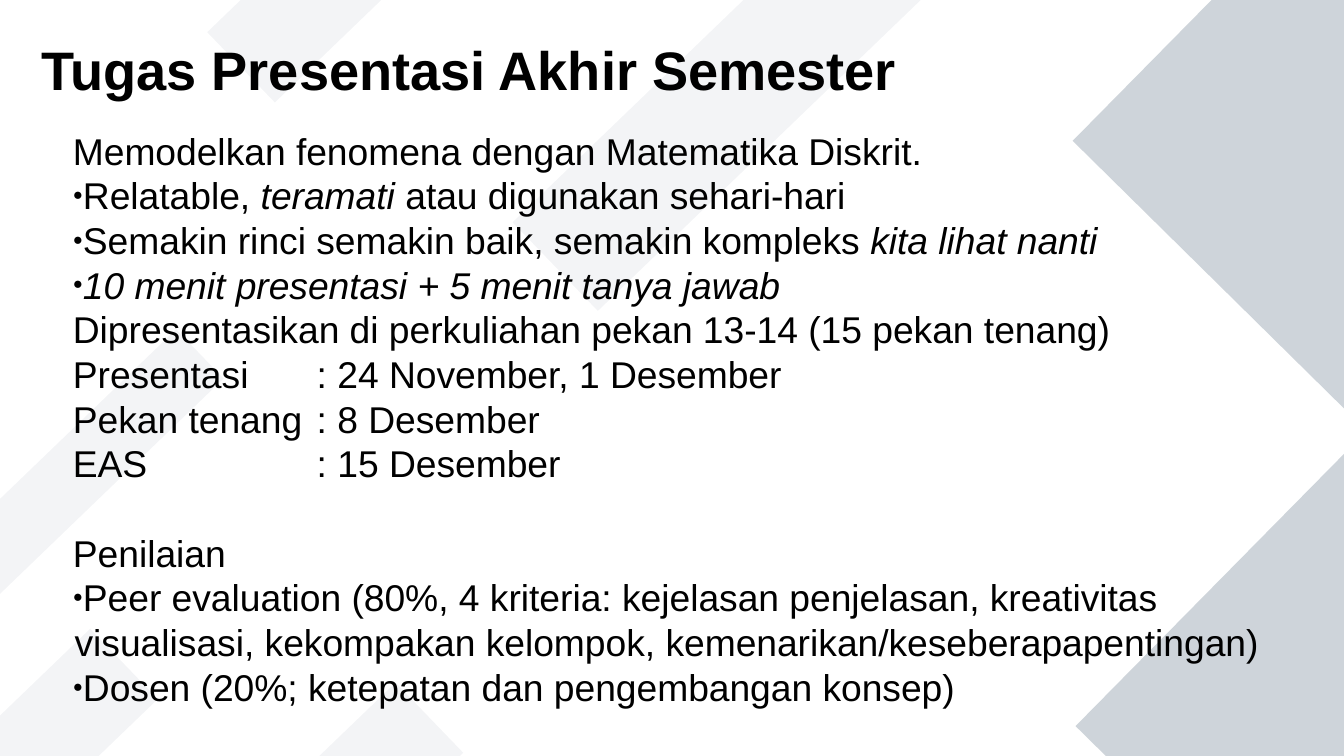
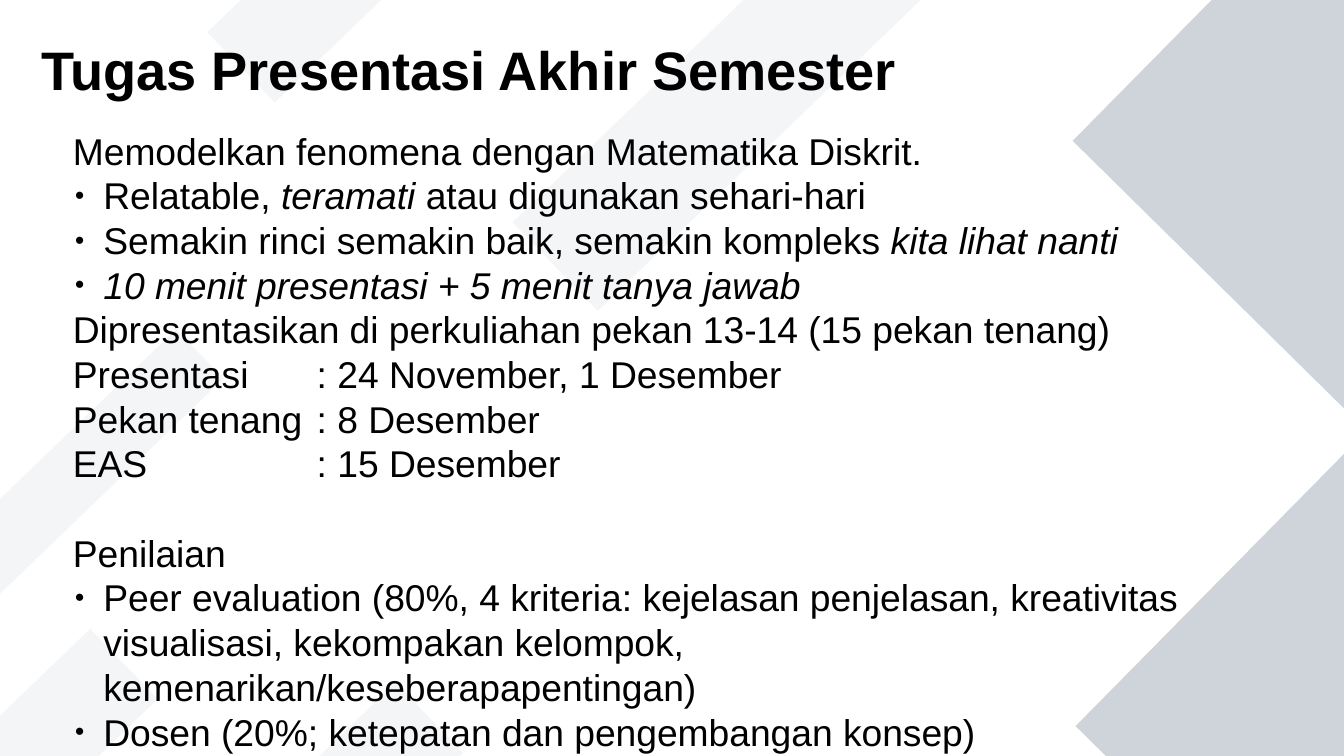
Before and after one commit to jendralhxr/metnummatdis, a slide deck: slide 5 of matdis-recap.odp. Drawn at 1344x756 pixels with LibreOffice and Linux fonts; fonts in the diff are those of the drawing. Boxes give left, top, right and bottom in pixels: in the first picture for what was removed or moved away, otherwise in the second. Text is boxed around its words. In the diff, an @@ line names an element or a change of style, - is before the commit and + after.

Commit message:
kriteria penilaian

```diff
--- a/matdis-recap.odp
+++ b/matdis-recap.odp
@@ text at <box>103,182,1177,709</box>: indent changed @@
@@ fill #8D99AE at 10% opacity to #8D99AE at 9% opacity in 4 elements at <box>147,683,464,756</box>, <box>0,629,158,756</box>, <box>513,0,931,311</box>, <box>0,329,223,617</box> @@
```
Also in this commit, not shown: 4 other slides changed, 2 slides added.
